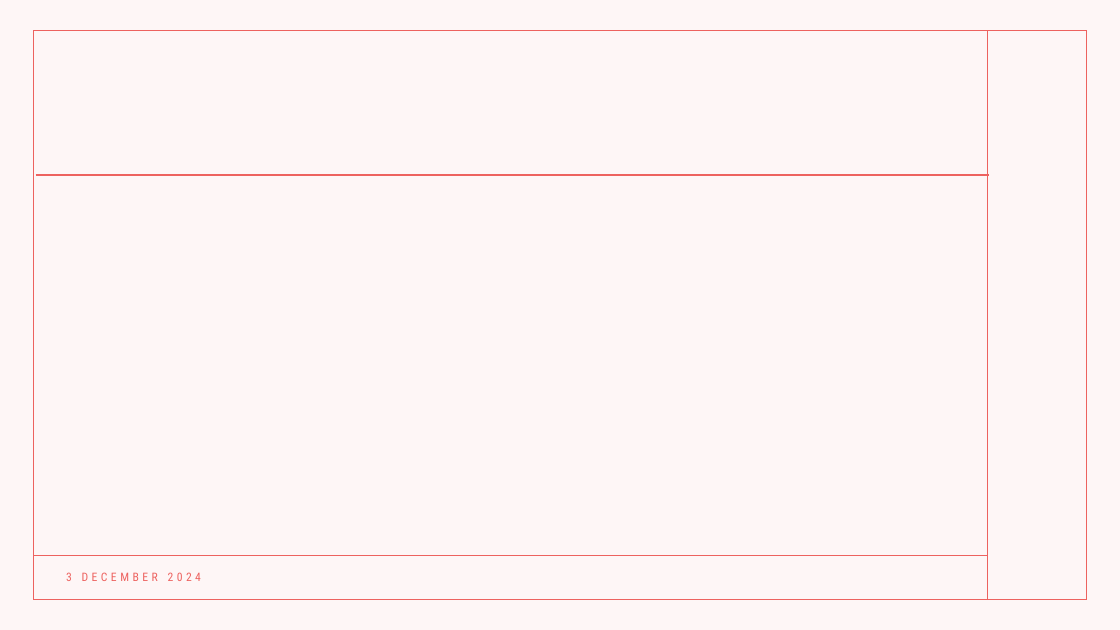
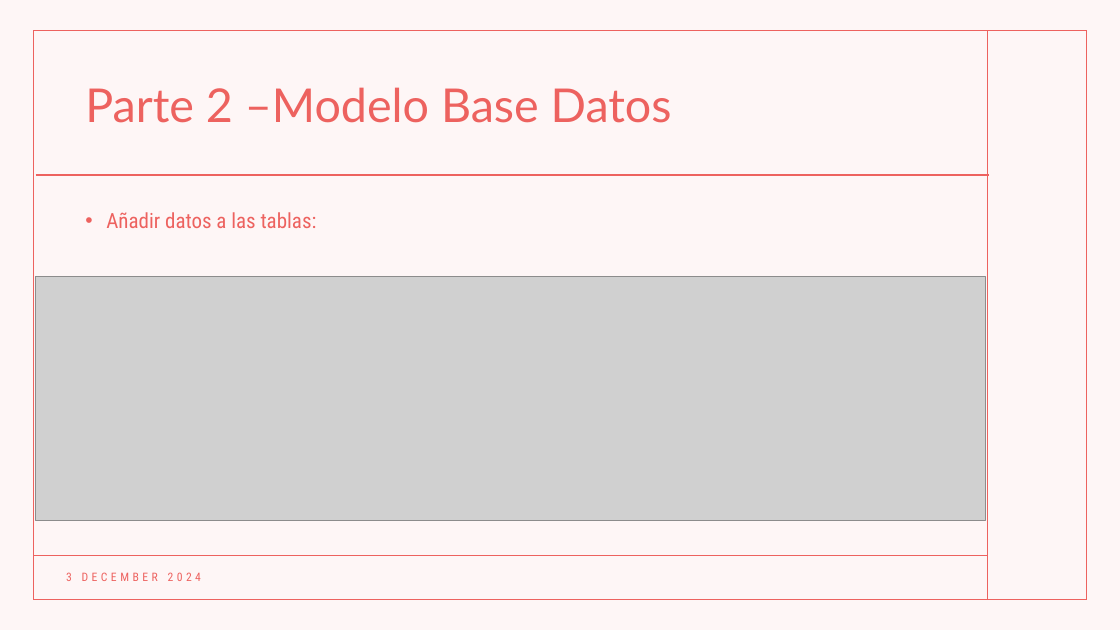
Before and after one commit to Rommel-DS/Team-Challenge---Sherlock-SQL, a slide deck: slide 22 of TEAM CHALLENGE.pptx. Drawn at 1120x630 pixels with LibreOffice and Linux fonts; fonts in the diff are those of the drawing; grey boxes stand for pictures. Boxes give left, top, right and bottom in pixels: in the first picture for what was removed or moved away, otherwise in the second. Text is boxed around its words. In the diff, an @@ line names an element or a change of style, - is before the commit and + after.

```diff
--- a/TEAM CHALLENGE.pptx
+++ b/TEAM CHALLENGE.pptx
@@ title added at box(85, 87, 672, 123), 40 pt, text #ED625F @@
+Parte 2 –Modelo Base Datos
@@ text added at box(106, 212, 317, 228), 18 pt, text #ED625F @@
+• Añadir datos a las tablas:
@@ picture added at box(36, 276, 986, 521) @@
```
Also in this commit, not shown: 4 slides added.
